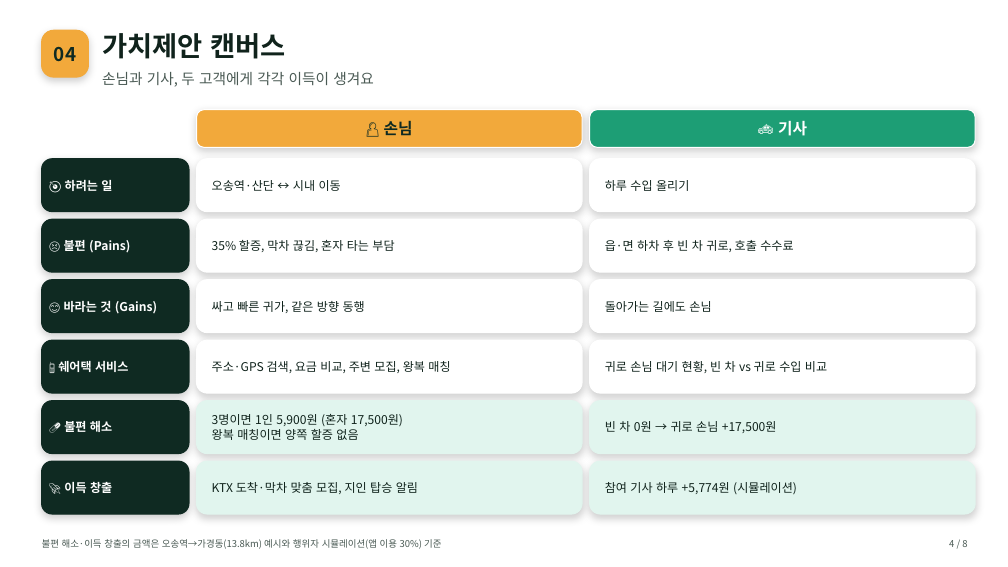
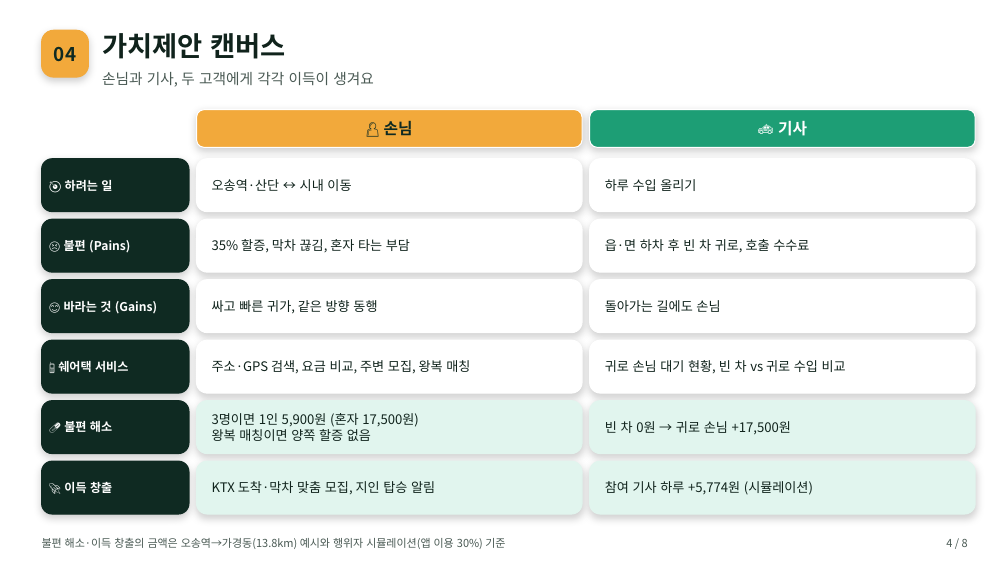
Before and after one commit to gysosm-glitch/TAXI, a slide deck: slide 4 of presentation/쉐어택_발표_v2.pptx. Drawn at 1008x567 pixels with LibreOffice and Linux fonts; fonts in the diff are those of the drawing; background and template pictures are left out. Boxes give left, top, right and bottom in pixels: in the first picture for what was removed or moved away, otherwise in the second. Text is boxed around its words. In the diff, an @@ line names an element or a change of style, - is before the commit and + after.

```diff
--- a/presentation/쉐어택_발표_v2.pptx
+++ b/presentation/쉐어택_발표_v2.pptx
@@ size 11.5 to 12.5 pt in 12 elements at [212, 179, 351, 191], [605, 179, 696, 191], [212, 239, 410, 253], [605, 239, 809, 252], [212, 300, 377, 314], [605, 300, 720, 312], [212, 360, 470, 374], [605, 360, 846, 373], [212, 413, 418, 441], [605, 421, 791, 435], [212, 481, 435, 494], [605, 481, 813, 495] @@
@@ text "불편 해소·이득 창출의 금액은 오송역→가경동(13.8km) ..." at [42, 538, 505, 549]: size 9 to 10.5 pt @@
@@ text "4 / 8" at [946, 539, 968, 547]: size 9 to 10.5 pt @@
```
Also in this commit, not shown: 7 other slides changed, 2 other files.
